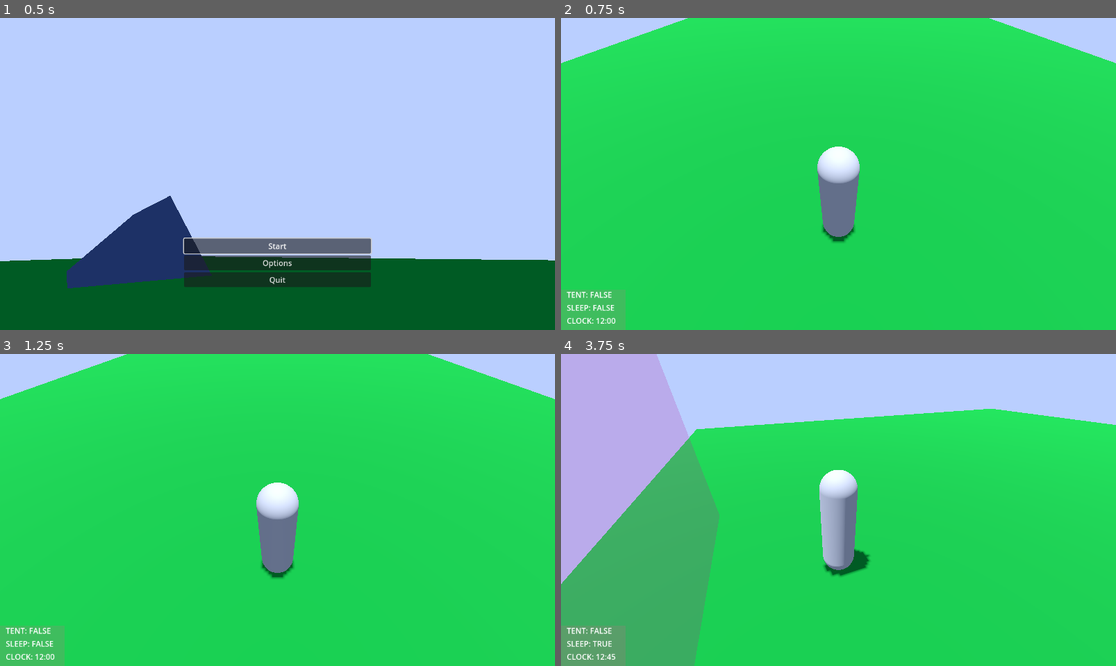
Above: before the commit, frames 1-4 (two rows, left to right).
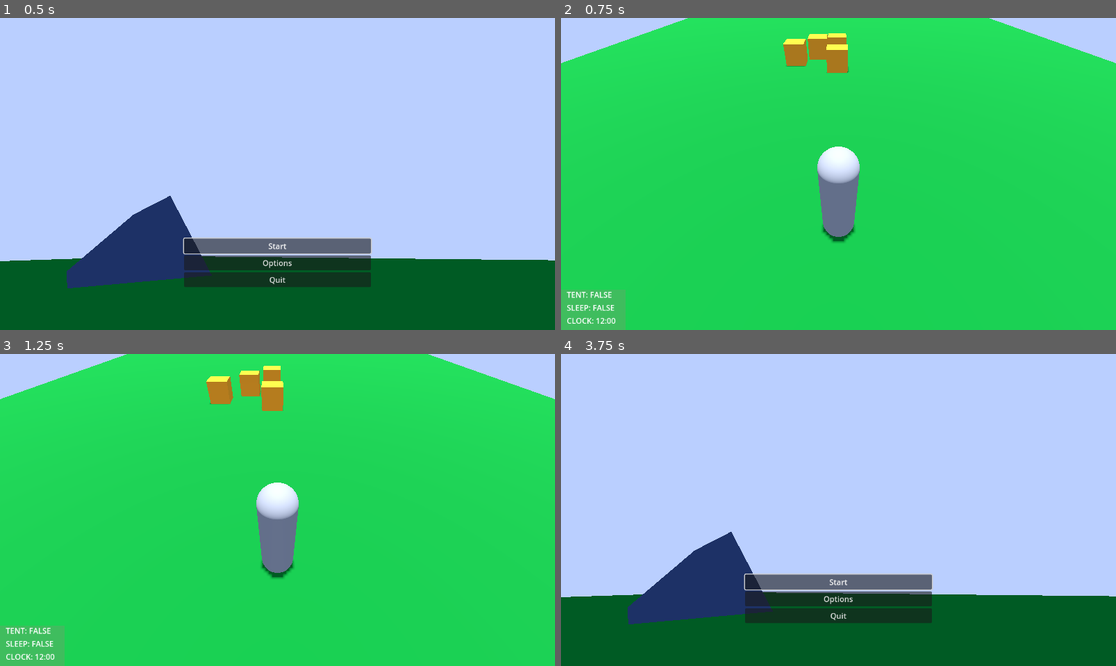
Above: after the commit, the same moments.

Repository: Wake1st/CritterCamper
Game: Godot game, scene res://game_manager.tscn
Two runs of this game, one before a commit and one after it. Both use one fixed random seed, a clock stepped at 60 frames per second and the inputs below.
Inputs (mouse positions are in pixels of both pictures, inside the frame that each line leads up to):
- Up to frame 1 (0.5 s): no input
- Up to frame 2 (0.75 s): click "Start" at 0.5 s
- Up to frame 3 (1.25 s): no input
- Up to frame 4 (3.75 s): move the mouse to (960, 494) at 1.27 s; hold D (right) 1.28-2 s; tap E (action) at 1.35 s; click "Start" at 2 s; move the mouse to (727, 525) at 2.77 s; hold S (backward) 2.78-3.53 s; tap Z (sleep) at 2.85 s; move the mouse to (894, 441) at 3.52 s; hold D (right) from 3.53 s (still down); tap Q (undo_action) at 3.6 s

Frame 1 is identical in both runs. In frame 2, 1.1% of the frame differs, in the area x 40-52%, y 4-18%; in frame 3, 1.2%; in frame 4, 83%, in the area x 0-100%, y 0-100%.

Commit message:
init - critters

Diff:
--- /dev/null
+++ b/critter.gd
@@ -0,0 +1,51 @@
+extends CharacterBody3D
+
+
+@export var dist:float = 0.8
+@export var speed:float = 3.0
+
+@export var jouneyCountdown:float
+@export var jouneySeconds = 4
+var movement:=Vector3.ZERO
+
+@export var idleCountdown:float
+@export var idleSeconds = 6
+var idling:= true
+
+
+func _ready():
+	jouneyCountdown = jouneySeconds
+	movement = rand_direction()
+
+
+func _physics_process(delta):
+	if idling:
+		idle(delta)
+	else:
+		travel(delta)
+
+
+func idle(delta:float):
+	idleCountdown -= delta
+	if idleCountdown < 0.0:
+		idleCountdown = idleSeconds
+		movement = rand_direction()
+		idling = false
+
+
+func travel(delta:float):
+	jouneyCountdown -= delta
+	if jouneyCountdown < 0.0:
+		jouneyCountdown = jouneySeconds
+		idling = true
+
+	translate(movement * delta)
+	move_and_collide(movement * delta)
+
+
+func rand_direction():
+	return Vector3(
+		randf_range(-dist, dist),
+		0,
+		randf_range(-dist, dist)
+	)
--- /dev/null
+++ b/critter.tscn
@@ -0,0 +1,22 @@
+[gd_scene load_steps=5 format=3 uid="uid://kc8plv763vr8"]
+
+[ext_resource type="Script" path="res://critter.gd" id="1_e4ffa"]
+
+[sub_resource type="BoxMesh" id="BoxMesh_xj7c6"]
+
+[sub_resource type="StandardMaterial3D" id="StandardMaterial3D_7oyln"]
+albedo_color = Color(0.901961, 0.580392, 0.12549, 1)
+
+[sub_resource type="BoxShape3D" id="BoxShape3D_b284j"]
+
+[node name="critter" type="CharacterBody3D"]
+script = ExtResource("1_e4ffa")
+
+[node name="MeshInstance3D" type="MeshInstance3D" parent="."]
+transform = Transform3D(1, 0, 0, 0, 1, 0, 0, 0, 1, 0, 0.5, 0)
+mesh = SubResource("BoxMesh_xj7c6")
+surface_material_override/0 = SubResource("StandardMaterial3D_7oyln")
+
+[node name="CollisionShape3D" type="CollisionShape3D" parent="."]
+transform = Transform3D(1, 0, 0, 0, 1, 0, 0, 0, 1, 0, 0.5, 0)
+shape = SubResource("BoxShape3D_b284j")
--- a/levels/01_verdant_slopes.tscn
+++ b/levels/01_verdant_slopes.tscn
@@ -8,6 +8,7 @@
 [ext_resource type="PackedScene" uid="uid://bsigtaboy2luy" path="res://sky.tscn" id="6_tueyb"]
 [ext_resource type="Script" path="res://clock.gd" id="7_llj6x"]
 [ext_resource type="Script" path="res://levels/alarm.gd" id="8_x7f7x"]
+[ext_resource type="PackedScene" uid="uid://kc8plv763vr8" path="res://critter.tscn" id="9_5cl00"]
 
 [node name="01_VerdantSlopes" type="Node3D"]
 process_mode = 1
@@ -36,6 +37,18 @@
 [node name="Alarm" type="Timer" parent="."]
 script = ExtResource("8_x7f7x")
 
+[node name="critter" parent="." instance=ExtResource("9_5cl00")]
+motion_mode = 1
+
+[node name="critter2" parent="." instance=ExtResource("9_5cl00")]
+motion_mode = 1
+
+[node name="critter3" parent="." instance=ExtResource("9_5cl00")]
+motion_mode = 1
+
+[node name="critter4" parent="." instance=ExtResource("9_5cl00")]
+motion_mode = 1
+
 [connection signal="placed_item" from="Player/BuildPoint" to="BuildManager" method="_on_build_point_placed_item"]
 [connection signal="removed_item" from="Player/BuildPoint" to="BuildManager" method="_on_build_point_removed_item"]
 [connection signal="setSecPerDay" from="Clock" to="Alarm" method="_on_clock_set_sec_per_day"]
Not shown: 1 places in levels/01_verdant_slopes.tscn that only renumber resources
